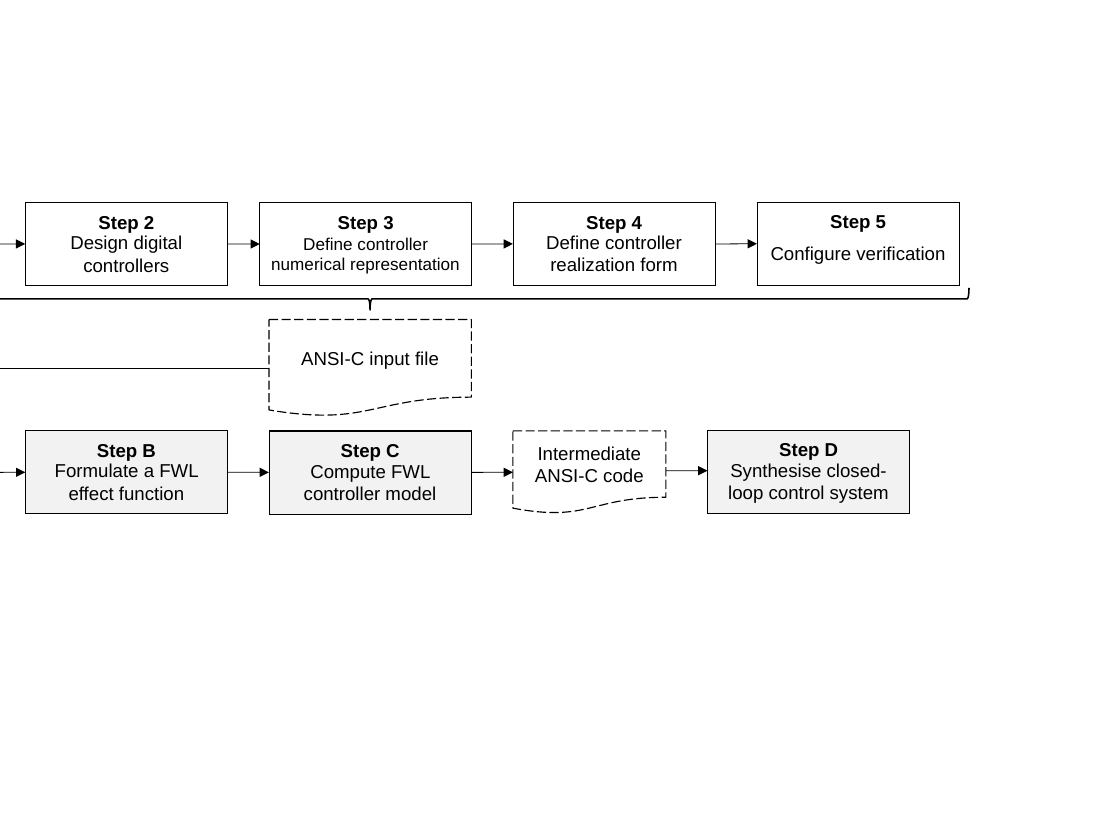
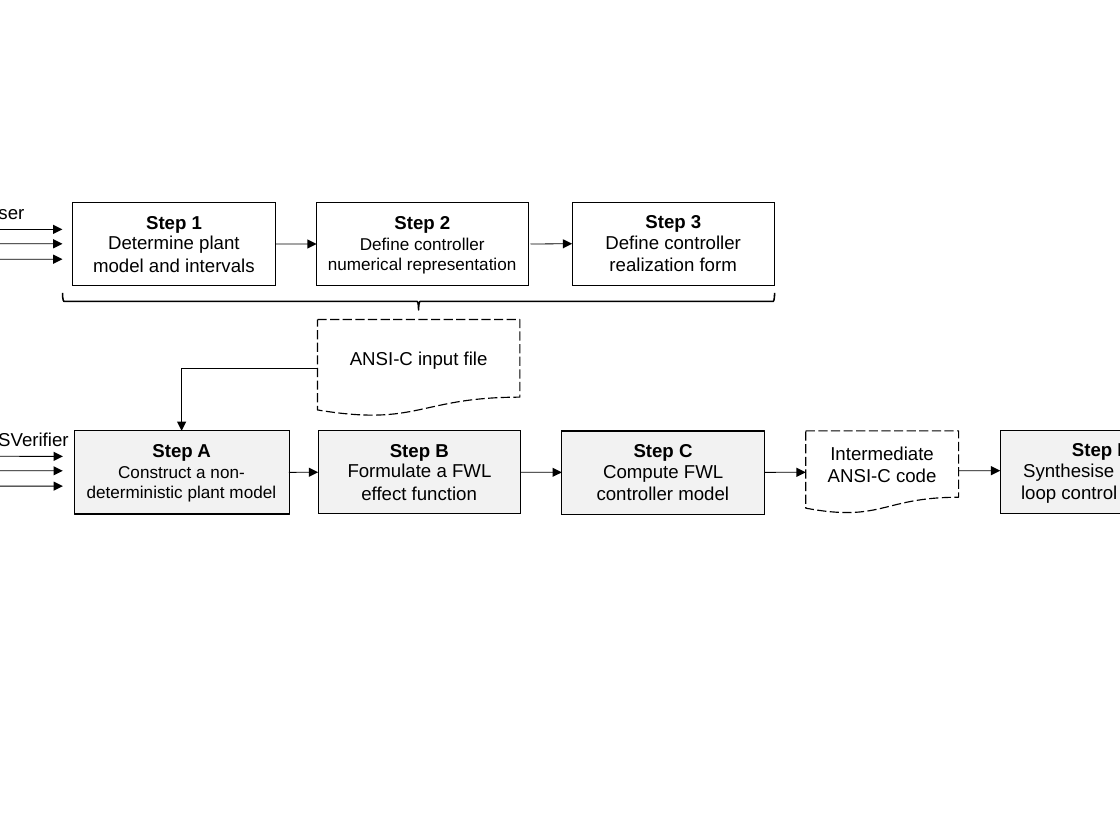
Before and after one commit to polgreen/control2, a slide deck: slide 1 of paper/figures/verification-flow.pptx. Drawn at 1120x840 pixels with LibreOffice and Linux fonts; fonts in the diff are those of the drawing. Boxes give left, top, right and bottom in pixels: in the first picture for what was removed or moved away, otherwise in the second. Text is boxed around its words. In the diff, an @@ line names an element or a change of style, - is before the commit and + after.

```diff
--- a/paper/figures/verification-flow.pptx
+++ b/paper/figures/verification-flow.pptx
@@ text added at bbox=[0, 196, 90, 230], 12 pt, text #000000 @@
+User
@@ rectangle "Step 1": place and size @@
-rectangle "Step 1" at bbox=[26, 203, 228, 286]
+rectangle "Step 1" at bbox=[73, 203, 276, 286]
@@ rectangle added at bbox=[73, 203, 276, 286], fill #FFFFFF, outline #000000 0.5 pt, 12 pt, text #000000 @@
+Determine plant model and intervals
@@ rectangle "Define controller numerical representation": place and size @@
-rectangle "Define controller numerical representation" at bbox=[260, 203, 472, 286]
+rectangle "Define controller numerical representation" at bbox=[317, 203, 529, 286]
@@ rectangle "Step 2": place and size @@
-rectangle "Step 2" at bbox=[260, 203, 472, 286]
+rectangle "Step 2" at bbox=[317, 203, 529, 286]
@@ rectangle "Step 3": place and size @@
-rectangle "Step 3" at bbox=[757, 203, 960, 286]
+rectangle "Step 3" at bbox=[572, 203, 775, 286]
@@ rectangle "Define controller realization form": place and size @@
-rectangle "Define controller realization form" at bbox=[513, 203, 716, 286]
+rectangle "Define controller realization form" at bbox=[572, 203, 775, 286]
@@ arrow added from (0, 230) to (63, 230), #000000 0.5 pt @@
@@ text in rectangle at bbox=[146, 216, 202, 233]: text changed @@
-Step 2
+Step 1
@@ text in rectangle at bbox=[394, 216, 450, 233]: text changed @@
-Step 3
+Step 2
@@ text in rectangle at bbox=[645, 215, 701, 232]: text changed @@
-Step 5
+Step 3
@@ arrow added from (0, 259) to (63, 259), #000000 0.5 pt @@
@@ arrow added from (0, 244) to (63, 244), #000000 0.5 pt @@
@@ arrow moved from (0, 244) - (26, 244) to (276, 244) - (317, 244) @@
@@ group removed at bbox=[26, 203, 960, 286]: 3 rectangles, 2 arrows @@
-Design digital controllers
-Step 4
-Configure verification
@@ arrow moved from (716, 244) - (757, 244) to (531, 244) - (572, 244) @@
@@ right brace: place and size @@
-right brace at bbox=[0, 288, 970, 310]
+right brace at bbox=[62, 293, 774, 310]
@@ flow chart document "ANSI-C input file": place and size @@
-flow chart document "ANSI-C input file" at bbox=[269, 319, 472, 416]
+flow chart document "ANSI-C input file" at bbox=[318, 319, 521, 416]
@@ elbow arrow moved from (269, 368) - (0, 431) to (318, 368) - (181, 431) @@
@@ text added at bbox=[0, 422, 111, 456], 12 pt, text #000000 @@
+DSVerifier
@@ rectangle added at bbox=[74, 431, 289, 514], fill #F2F2F2, outline #000000 0.5 pt, 11 pt, text #000000 @@
+Construct a non-deterministic plant model
@@ rectangle added at bbox=[74, 431, 289, 514], outline #000000 0.5 pt, 12 pt, text #000000, bold @@
+Step A
@@ arrow added from (0, 470) to (63, 470), #000000 0.5 pt @@
@@ arrow added from (0, 456) to (63, 456), #000000 0.5 pt @@
@@ 4 rectangles, 2 arrows, 1 flow chart document: place and size @@
-4 rectangles, 2 arrows, 1 flow chart document at bbox=[0, 430, 911, 514]
+4 rectangles, 2 arrows, 1 flow chart document at bbox=[289, 430, 1120, 514]
@@ 2 rectangles, 2 arrows: place and size @@
-2 rectangles, 2 arrows at bbox=[227, 431, 708, 514]
+2 rectangles, 2 arrows at bbox=[521, 431, 1000, 514]
@@ arrow added from (0, 486) to (63, 486), #000000 0.5 pt @@
```
Also in this commit, not shown: 2 other files.
